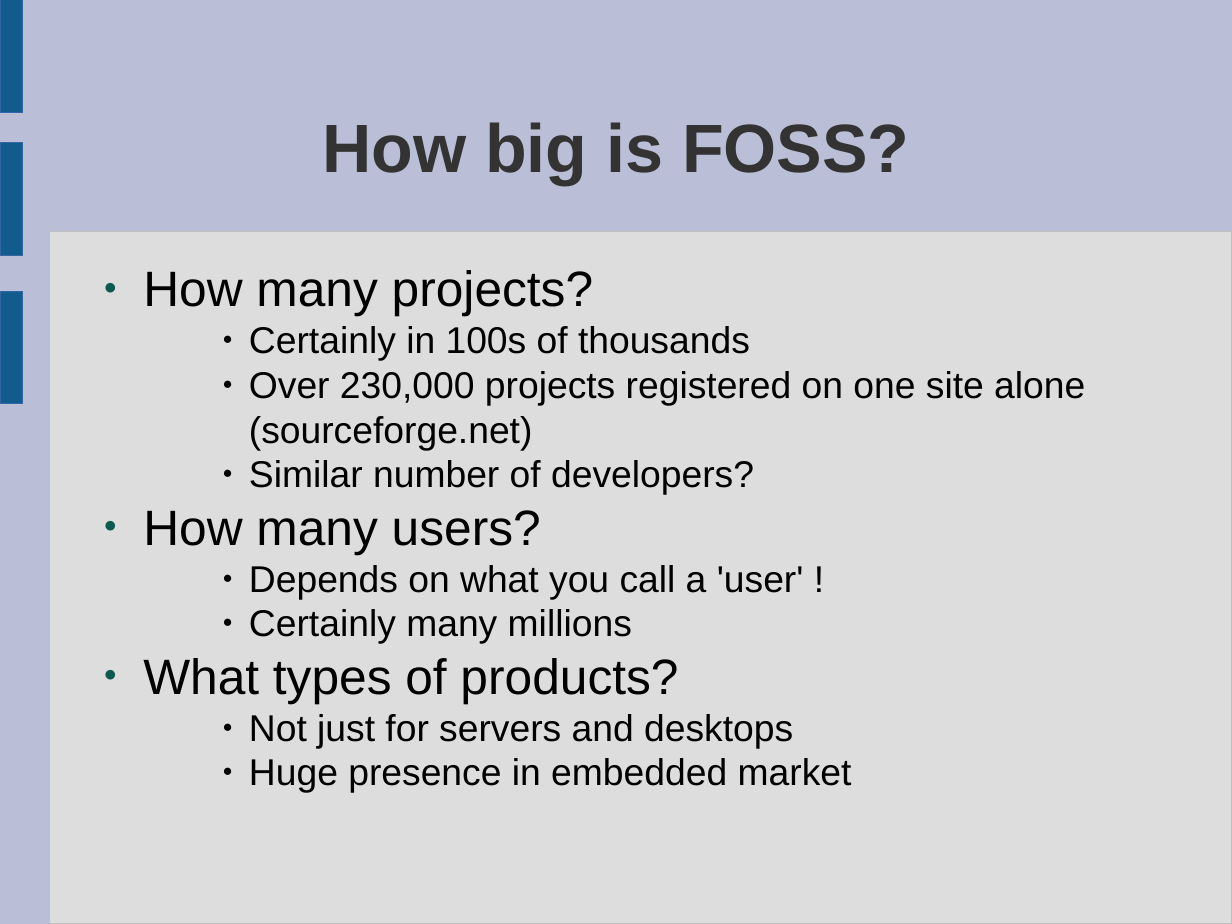
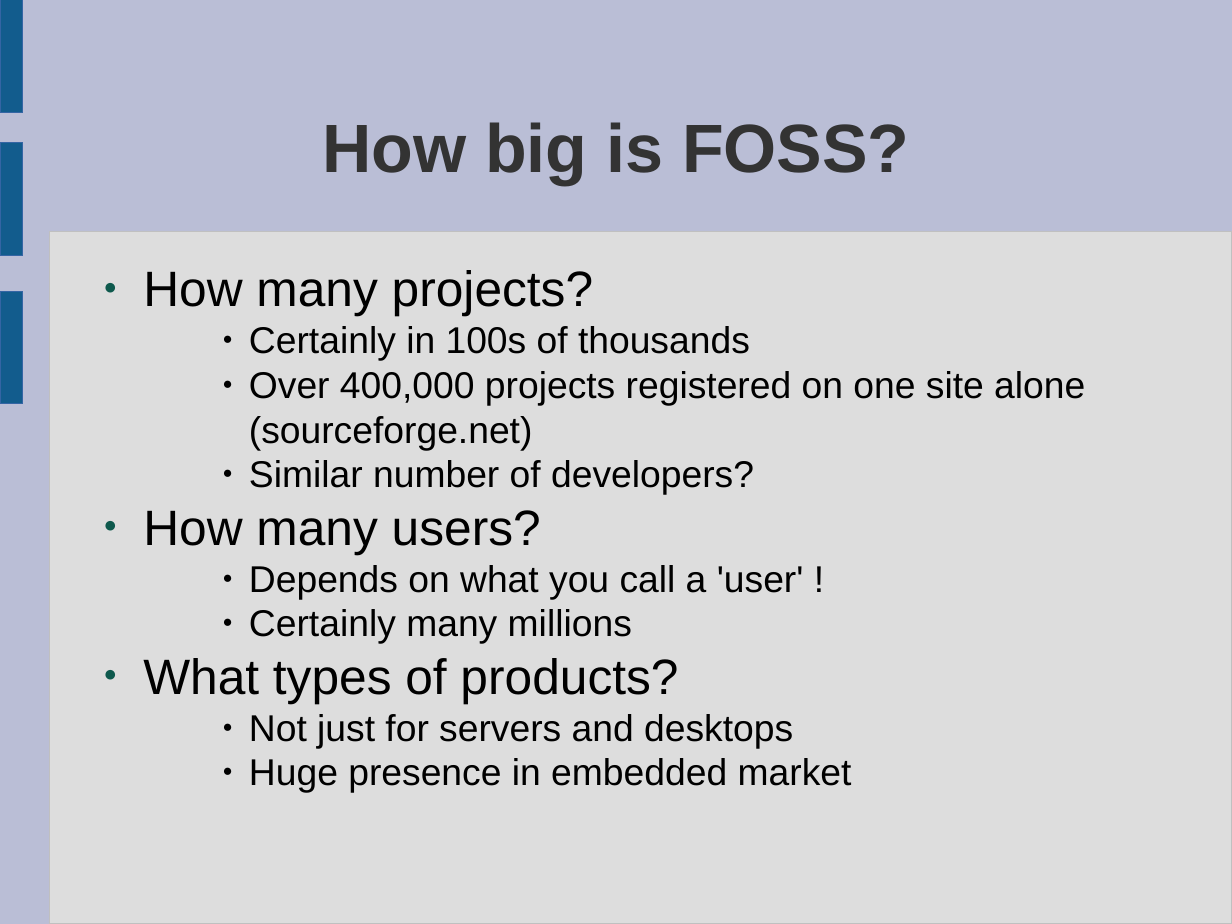
Before and after one commit to laurencesmart/comp8440, a slide deck: slide 7 of lectures/introduction_to_foss.odp. Drawn at 1232x924 pixels with LibreOffice and Linux fonts; fonts in the diff are those of the drawing. Boxes give left, top, right and bottom in pixels: in the first picture for what was removed or moved away, otherwise in the second. Text is boxed around its words. In the diff, an @@ line names an element or a change of style, - is before the commit and + after.

```diff
--- a/lectures/introduction_to_foss.odp
+++ b/lectures/introduction_to_foss.odp
@@ text at box(249, 371, 1085, 450): text changed @@
-    ● Over 230,000 projects registered on one site alone (sourceforge.net)
+    ● Over 400,000 projects registered on one site alone (sourceforge.net)
```
Also in this commit, not shown: 3 other slides changed, 9 other files.
